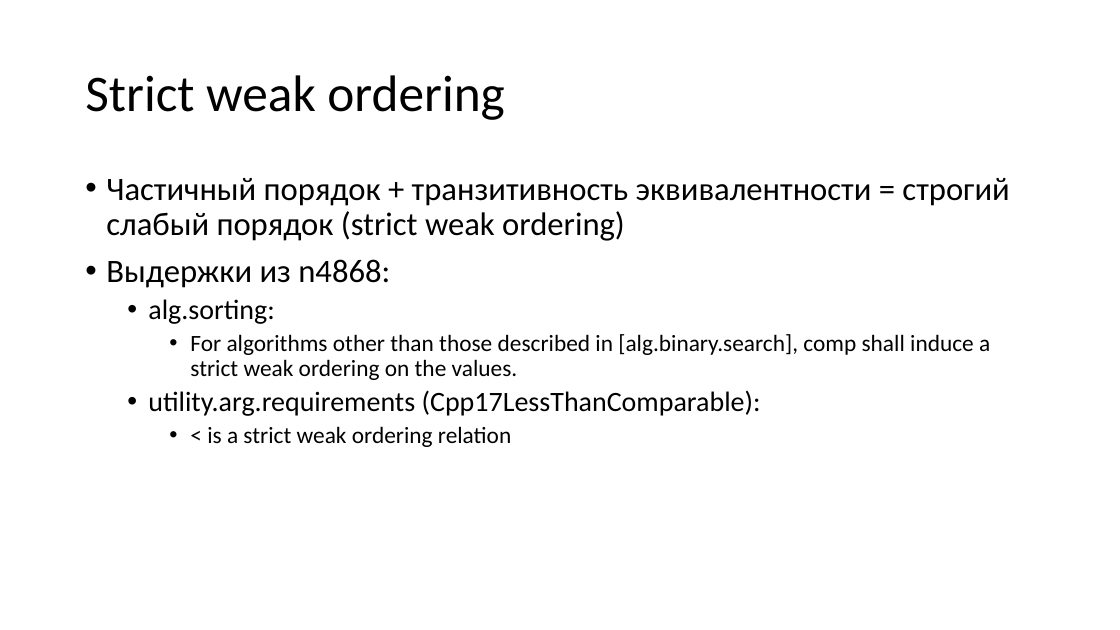
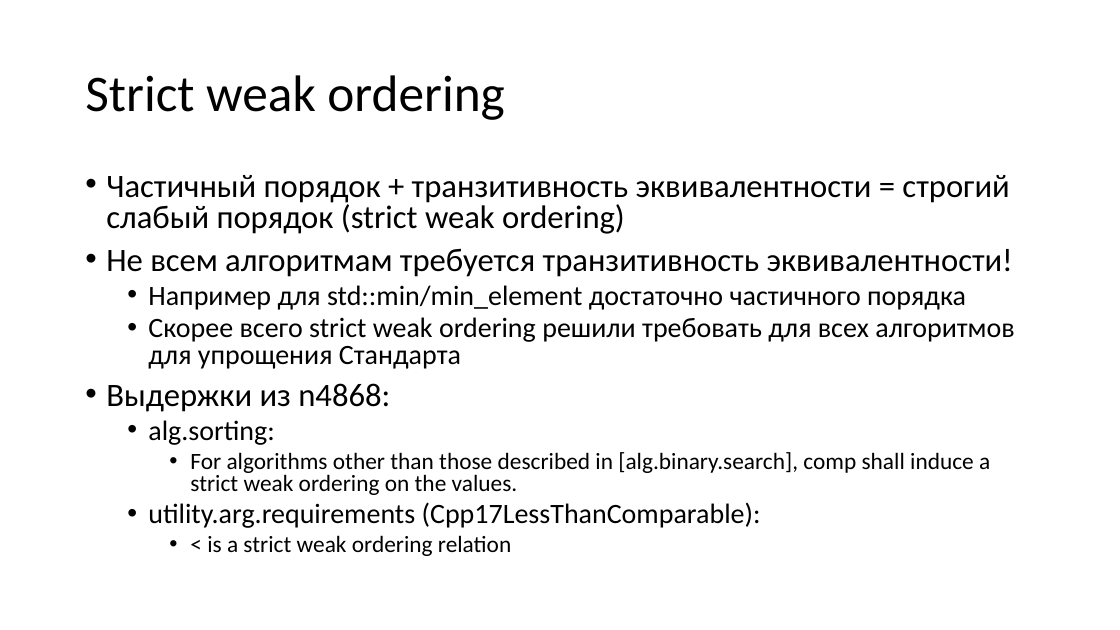
Before and after one commit to yugr/CppRussia, a slide deck: slide 15 of 2023/RU.pptx. Drawn at 1120x630 pixels with LibreOffice and Linux fonts; fonts in the diff are those of the drawing. Boxes give left, top, right and bottom in pixels: in the first picture for what was removed or moved away, otherwise in the second. Text is boxed around its words. In the diff, an @@ line names an element or a change of style, - is before the commit and + after.

```diff
--- a/2023/RU.pptx
+++ b/2023/RU.pptx
@@ text at box(106, 175, 1009, 556): line spacing 0.9 to 0.8 @@
@@ text at box(106, 248, 1014, 369): paragraphs added @@
+• Не всем алгоритмам требуется транзитивность эквивалентности!
+  • Например для std::min/min_element достаточно частичного порядка
+  • Скорее всего strict weak ordering решили требовать для всех алгоритмов для упрощения Стандарта
```
Also in this commit, not shown: 1 other slide changed, 1 other file.
